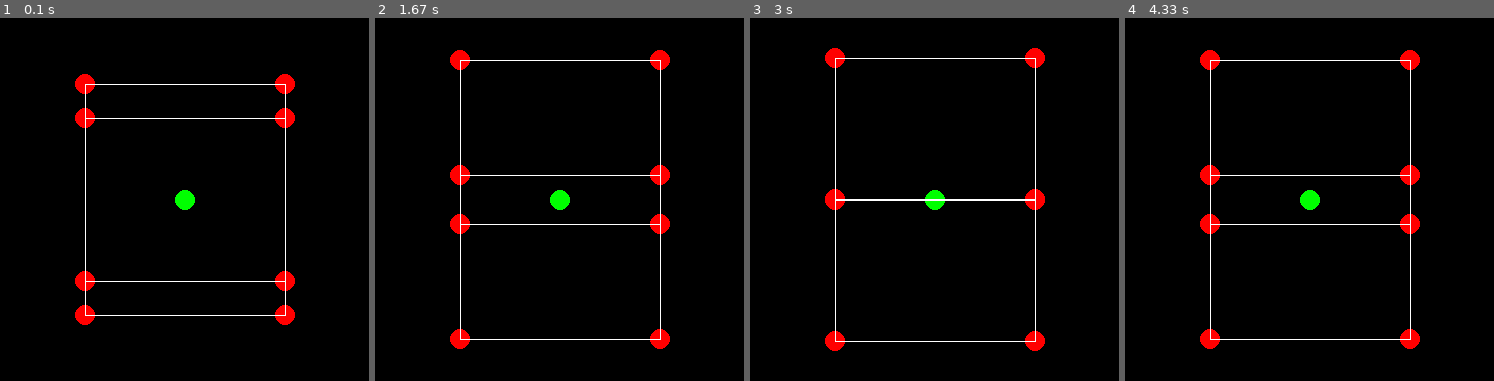
Above: before the commit, frames 1-4 (left to right).
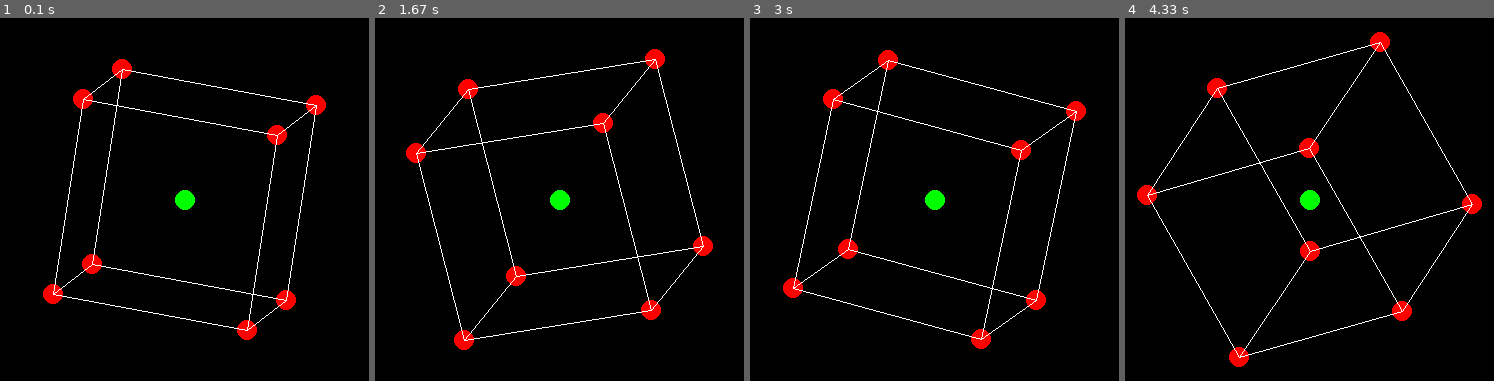
Above: after the commit, the same moments.

Repository: osama-gawish/pygameCube
Game: pygame game, started from main.py
The game is run twice, just before and just after one commit, with the same random seed, the same clock (stepped at 60 frames per second) and the same inputs.
Inputs:
- Up to frame 1 (0.1 s): no input
- Up to frame 2 (1.67 s): no input
- Up to frame 3 (3 s): no input
- Up to frame 4 (4.33 s): no input

The runs differ from the first frame. In frame 1, 5.3% of the frame differs, in the area x 11-89%, y 11-89%; in frame 2, 5.0%; in frame 3, 5.2%; in frame 4, 5.6%, in the area x 3-97%, y 3-97%.

Commit message:
Update main.py

Diff:
--- a/main.py
+++ b/main.py
@@ -76,7 +76,7 @@
     pygame.draw.circle(screen, green,(400, 300), point_radius)
 
     # Rotate each point around the center
-    rotated_points = [R_x @ point for point in points]
+    rotated_points = [R_z @ R_y @ R_x @ point for point in points]
     transformed_points = [T @ point for point in rotated_points]
 
     # Update the points for the next frame
